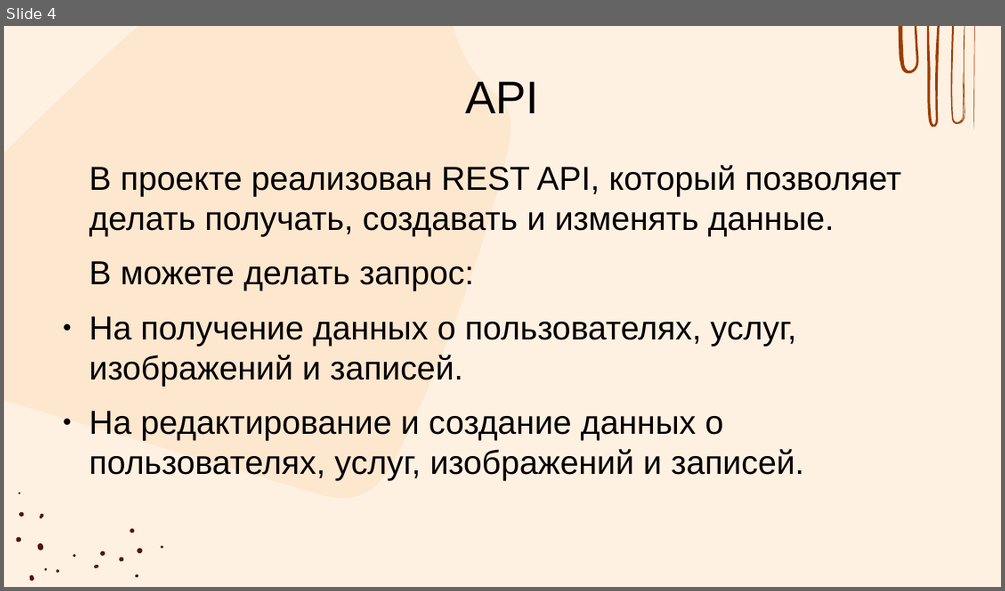
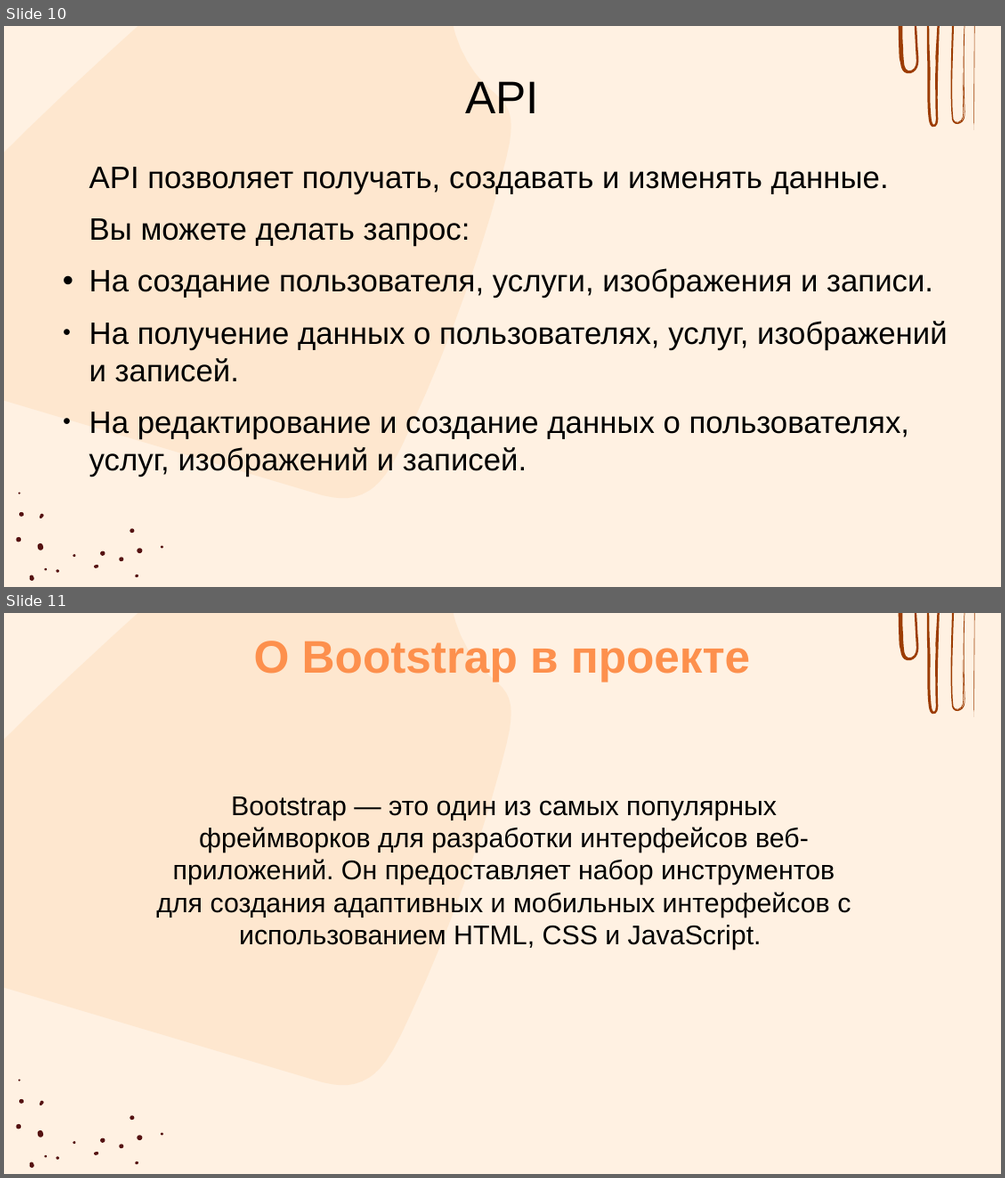
Before and after one commit to Irishka6/WEBproject, a slide deck: Web.pptx. Shown one above the other, each under a label of ours: slide 4 before the commit, slides 10 and 11 after it. The pictures are 1005x591 and 1005x1178 pixels, drawn with LibreOffice and Linux fonts; fonts in the diff are those of the drawing. Boxes give left, top, right and bottom in pixels: in the first picture for what was removed or moved away, otherwise in the second. Text is boxed around its words. In the diff, an @@ line names an element or a change of style, - is before the commit and + after.

```diff
--- a/Web.pptx
+++ b/Web.pptx
@@ slide 11 added at box(4, 613, 1001, 1174), background #FFF1E2; not listed: 21 template elements that a slide beside it also shows @@
@@ title added at box(254, 641, 750, 682), 44 pt, text #FD904D, bold @@
+О Bootstrap в проекте
@@ text added at box(156, 796, 850, 949), 26 pt, text #000000 @@
+Bootstrap — это один из самых популярных фреймворков для разработки интерфейсов веб-приложений. Он предоставляет набор инструментов для создания адаптивных и мобильных интерфейсов с использованием HTML, CSS и JavaScript.
@@ what was slide 4 is now slide 10 @@
@@ slide 10 changed as well @@
@@ outline redrawn in 3 elements at box(4, 26, 511, 498), box(951, 26, 965, 124), box(974, 26, 975, 130) @@
@@ text at box(89, 167, 933, 297): text changed; size 32 to 29.9 pt @@
-В проекте реализован REST API, который позволяет делать получать, создавать и изменять данные.
-В можете делать запрос:
+API позволяет получать, создавать и изменять данные.
+Вы можете делать запрос:
+• На создание пользователя, услуги, изображения и записи.
@@ text at box(89, 321, 947, 476): size 32 to 29.9 pt in "На получение данных о пользователях, услуг, изображений ...", "На редактирование и создание данных о пользователях, ..." @@
```
Also in this commit, not shown: 3 other slides changed, 10 other slides added, 2 slides removed, 8 other files.
